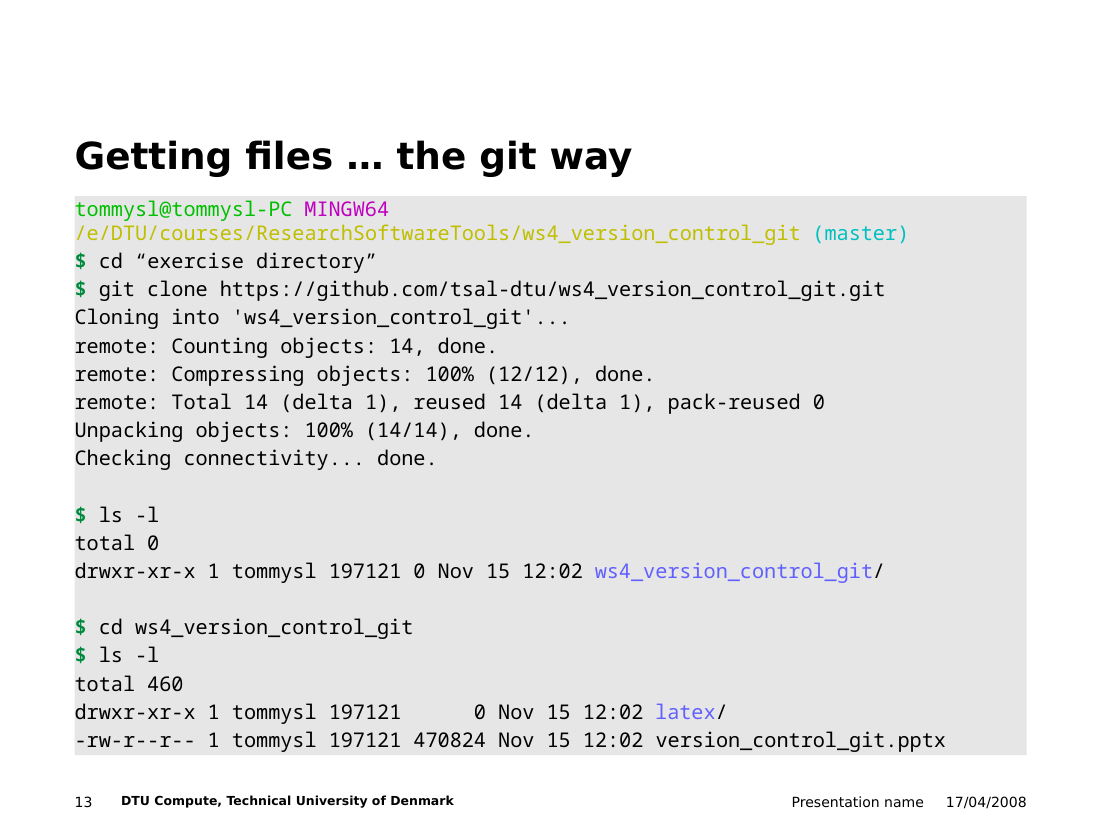
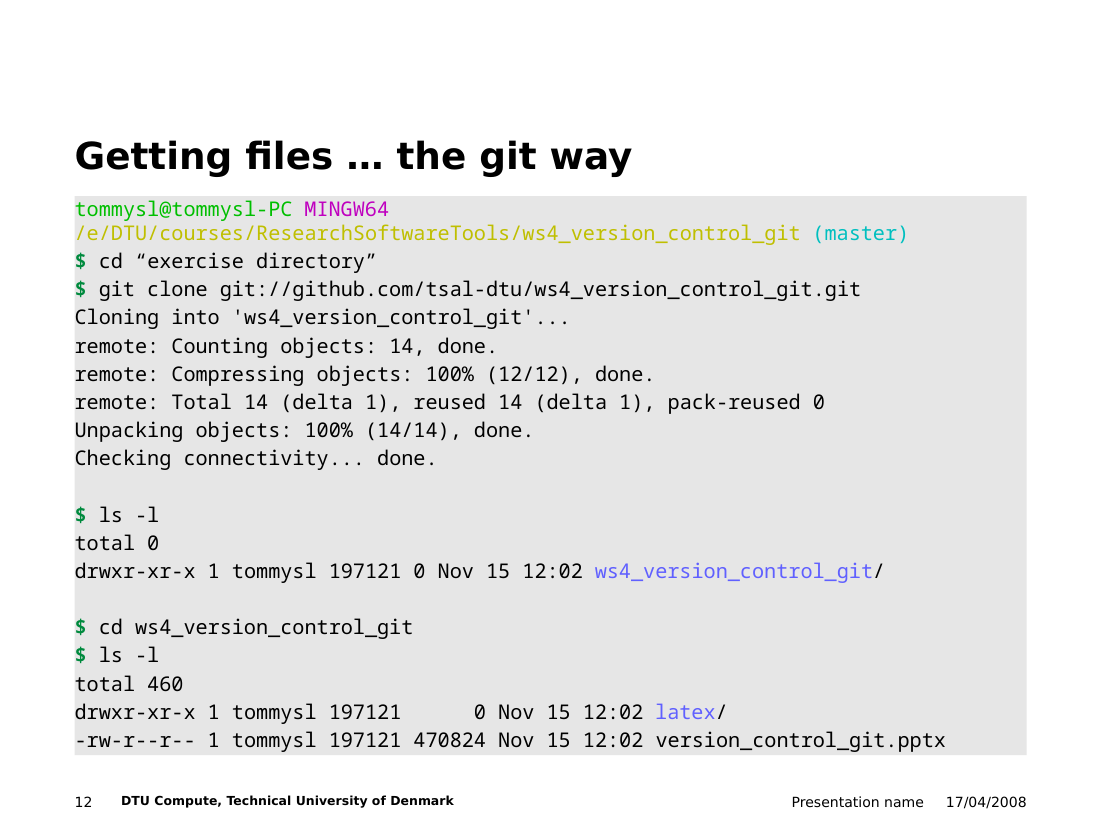
Before and after one commit to tsal-dtu/ws4_version_control_git, a slide deck: slide 12 of version_control_git.pptx (slide 13 before the commit). Drawn at 1120x840 pixels with LibreOffice and Linux fonts; fonts in the diff are those of the drawing; background and template pictures are left out. Boxes give left, top, right and bottom in pixels: in the first picture for what was removed or moved away, otherwise in the second. Text is boxed around its words. In the diff, an @@ line names an element or a change of style, - is before the commit and + after.

Commit message:
Final version of slides

```diff
--- a/version_control_git.pptx
+++ b/version_control_git.pptx
@@ text at bbox=[99, 280, 861, 301]: text changed @@
-$ git clone https://github.com/tsal-dtu/ws4_version_control_git.git
+$ git clone git://github.com/tsal-dtu/ws4_version_control_git.git
@@ page number at bbox=[75, 796, 93, 807]: text changed @@
-13
+12
```
Also in this commit, not shown: 2 other slides changed, 13 slides added, 3 slides removed.
